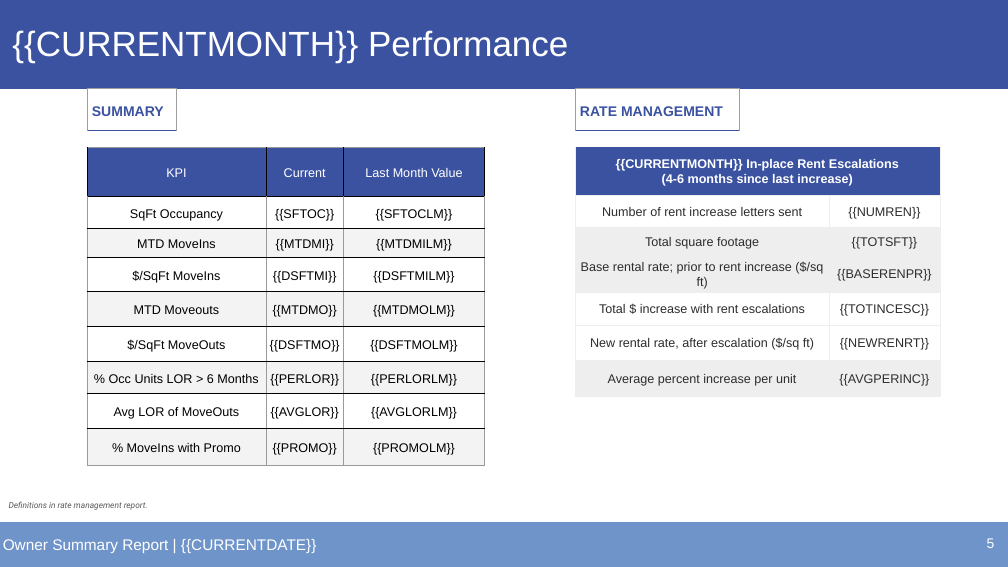
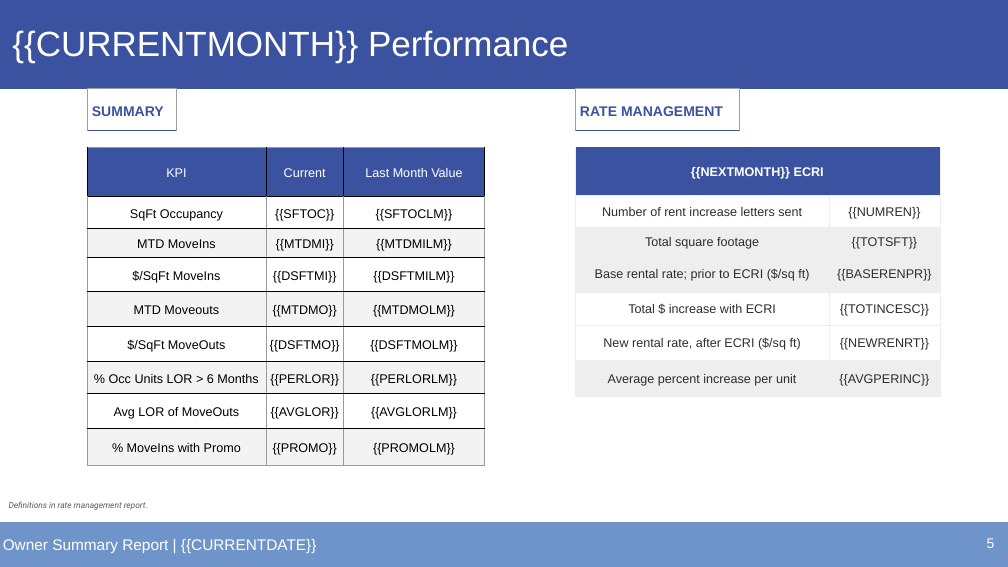
Before and after one commit to alexandermburke/ProformaBuilder, a slide deck: slide 5 of storeinsight/public/OWNERTEMPLATE.pptx. Drawn at 1008x567 pixels with LibreOffice and Linux fonts; fonts in the diff are those of the drawing. Boxes give left, top, right and bottom in pixels: in the first picture for what was removed or moved away, otherwise in the second. Text is boxed around its words. In the diff, an @@ line names an element or a change of style, - is before the commit and + after.

```diff
--- a/storeinsight/public/OWNERTEMPLATE.pptx
+++ b/storeinsight/public/OWNERTEMPLATE.pptx
@@ table at (x1=575, y1=147, x2=940, y2=396) @@
-row 1, column 1: {{CURRENTMONTH}} In-place Rent Escalations / (4-6 months since last increase)
+row 1, column 1: {{NEXTMONTH}} ECRI
-row 4, column 1: Base rental rate; prior to rent increase ($/sq ft)
+row 4, column 1: Base rental rate; prior to ECRI ($/sq ft)
-row 5, column 1: Total $ increase with rent escalations
+row 5, column 1: Total $ increase with ECRI
-row 6, column 1: New rental rate, after escalation ($/sq ft)
+row 6, column 1: New rental rate, after ECRI ($/sq ft)
```
Also in this commit, not shown: 5 other slides changed, 3 other files.
